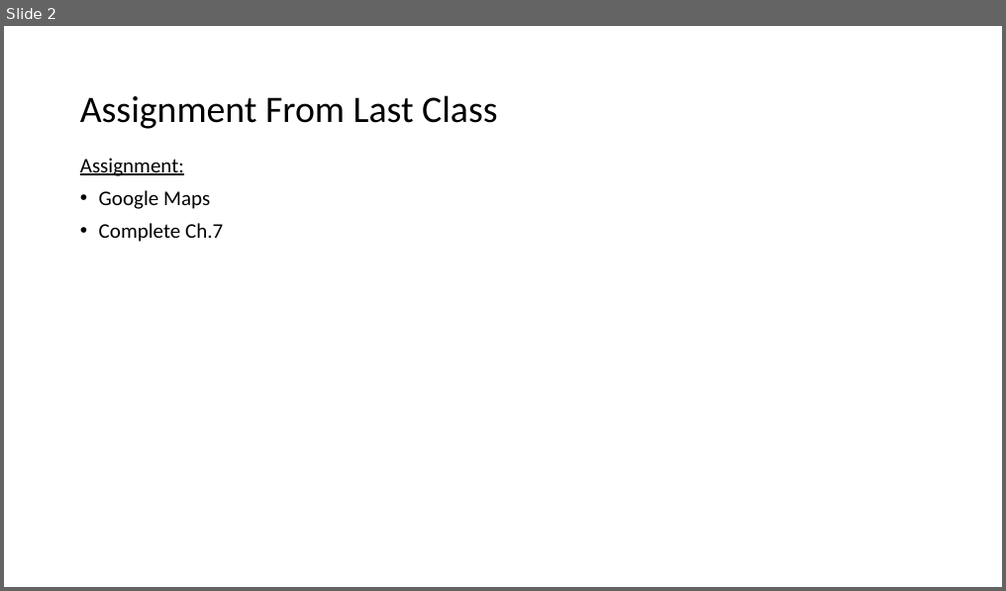
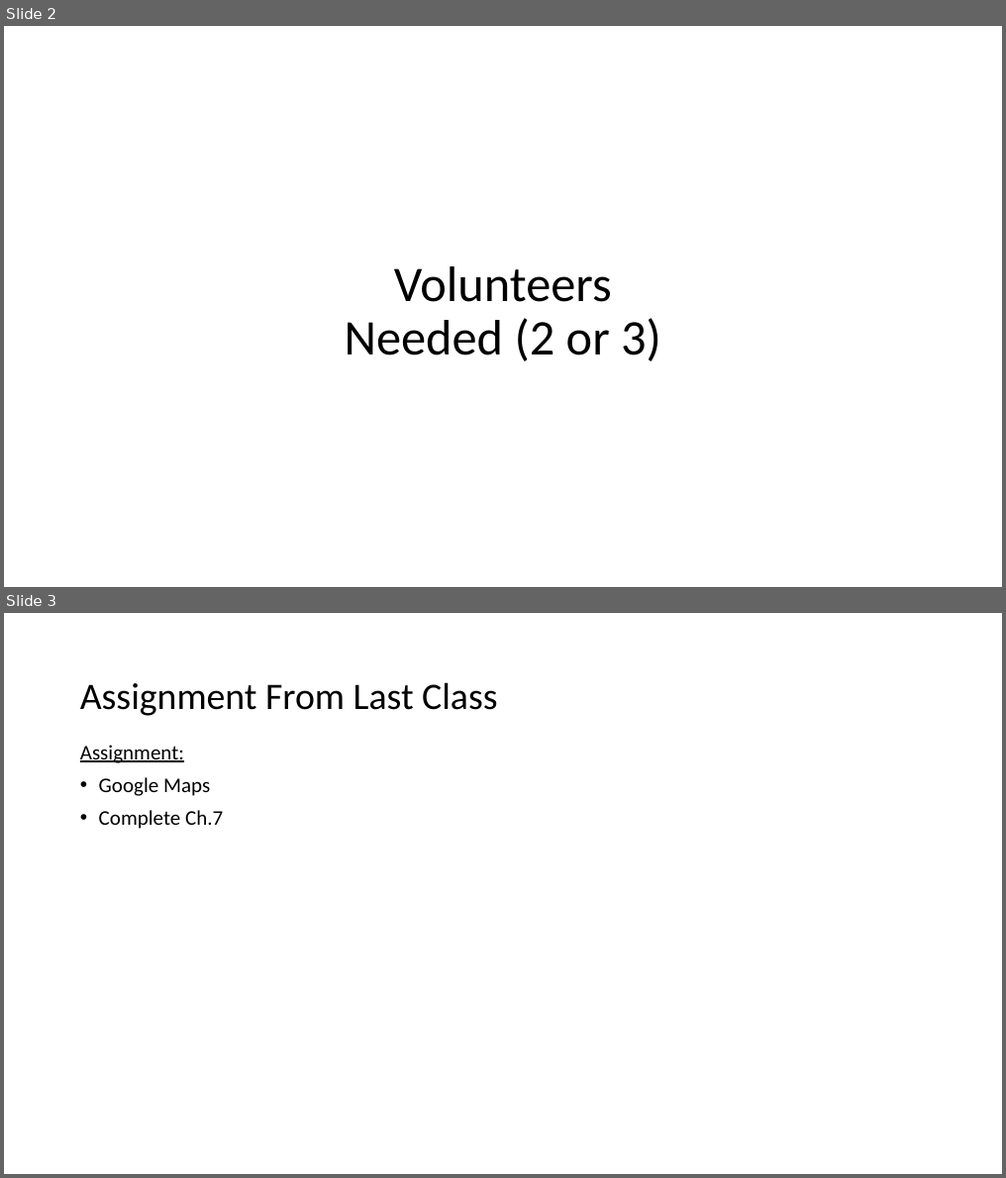
Before and after one commit to EricJPogue/www-epogue-info, a slide deck: CPSC-24700/Presentations/session-24.pptx. Shown one above the other, each under a label of ours: slide 2 before the commit, slides 2 and 3 after it. The pictures are 1006x591 and 1006x1178 pixels, drawn with LibreOffice and Linux fonts; fonts in the diff are those of the drawing. Boxes give left, top, right and bottom in pixels: in the first picture for what was removed or moved away, otherwise in the second. Text is boxed around its words. In the diff, an @@ line names an element or a change of style, - is before the commit and + after.

```diff
--- a/CPSC-24700/Presentations/session-24.pptx
+++ b/CPSC-24700/Presentations/session-24.pptx
@@ slide 2 added at (x1=4, y1=26, x2=1002, y2=587), background #FFFFFF @@
@@ title added at (x1=345, y1=267, x2=661, y2=362), 48 pt, text #000000 @@
+Volunteers
+Needed (2 or 3)
@@ what was slide 2 is now slide 3 @@
```
Also in this commit, not shown: 1 slide changed, 4 other files.
